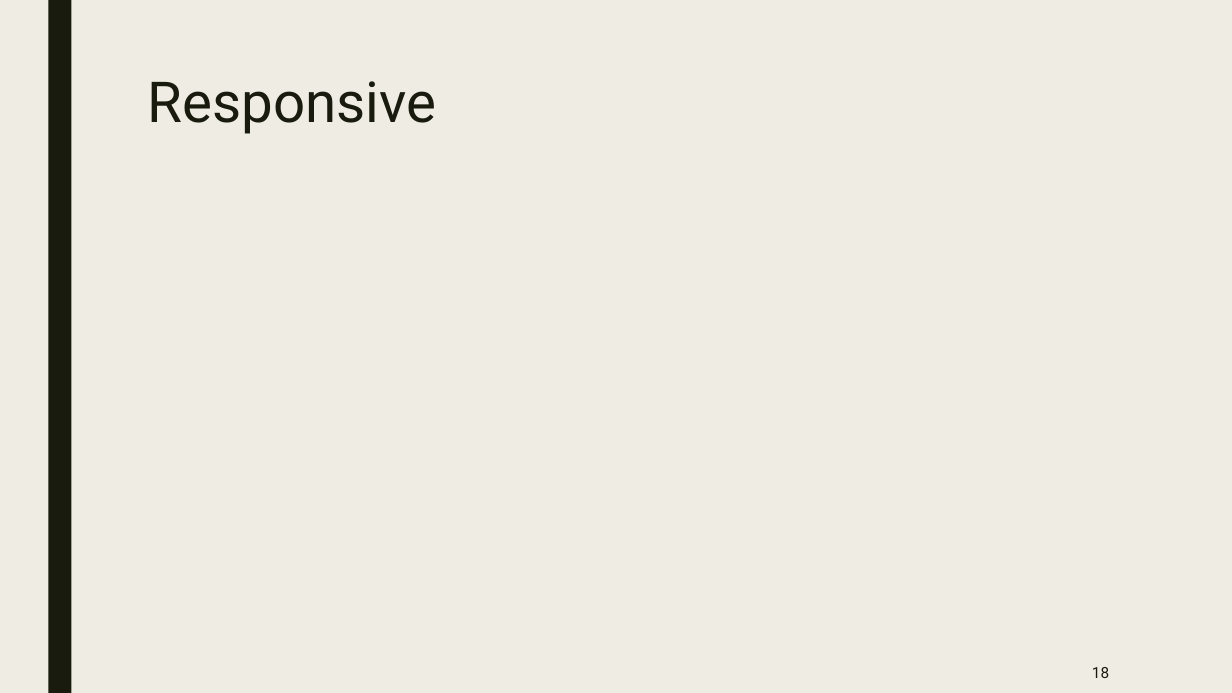
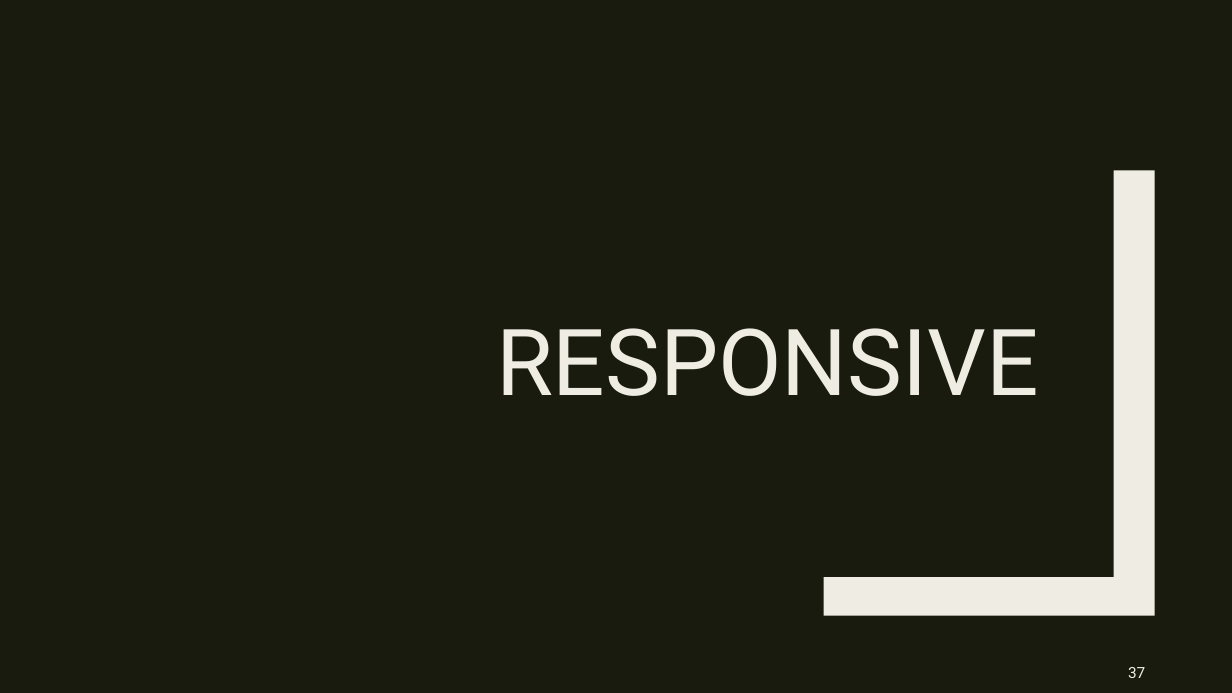
Before and after one commit to Yoan15/CDA22-23_yoan, a slide deck: slide 37 of ressources/CDA_Projet_Repotech_Yoan_Deconinck.pptx (slide 18 before the commit). Drawn at 1232x693 pixels with LibreOffice and Linux fonts; fonts in the diff are those of the drawing. Boxes give left, top, right and bottom in pixels: in the first picture for what was removed or moved away, otherwise in the second. Text is boxed around its words. In the diff, an @@ line names an element or a change of style, - is before the commit and + after.

```diff
--- a/ressources/CDA_Projet_Repotech_Yoan_Deconinck.pptx
+++ b/ressources/CDA_Projet_Repotech_Yoan_Deconinck.pptx
@@ background #EFEDE3 to #191B0E @@
@@ rectangle removed at <box>48,0,71,693</box> @@
@@ title "RESPONSIVE" at <box>496,328,1039,396</box>: vertical alignment top to bottom @@
@@ freeform shape added at <box>824,170,1155,616</box>, fill #EFEDE3 @@
@@ title at <box>496,328,1039,396</box>: text changed; size 44 to 72 pt; text colour #191B0E to #EFEDE3 @@
-Responsive
+RESPONSIVE
@@ page number removed at <box>1092,667,1109,678</box> @@
-18
@@ page number added at <box>1128,667,1145,678</box>, 12 pt, text #EFEDE3 @@
+37
```
Also in this commit, not shown: 9 other slides changed, 20 slides added, 5 other files.
